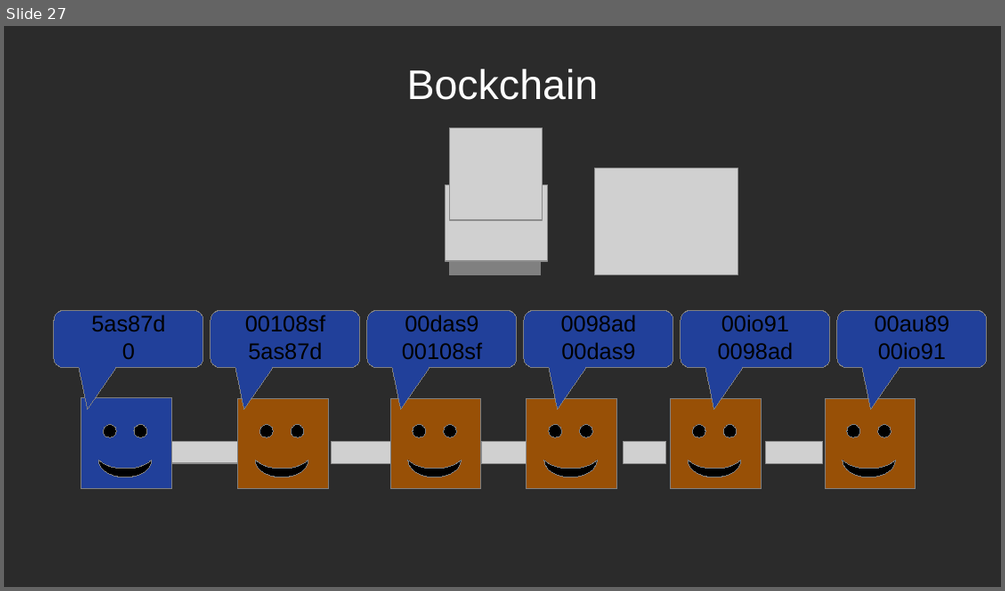
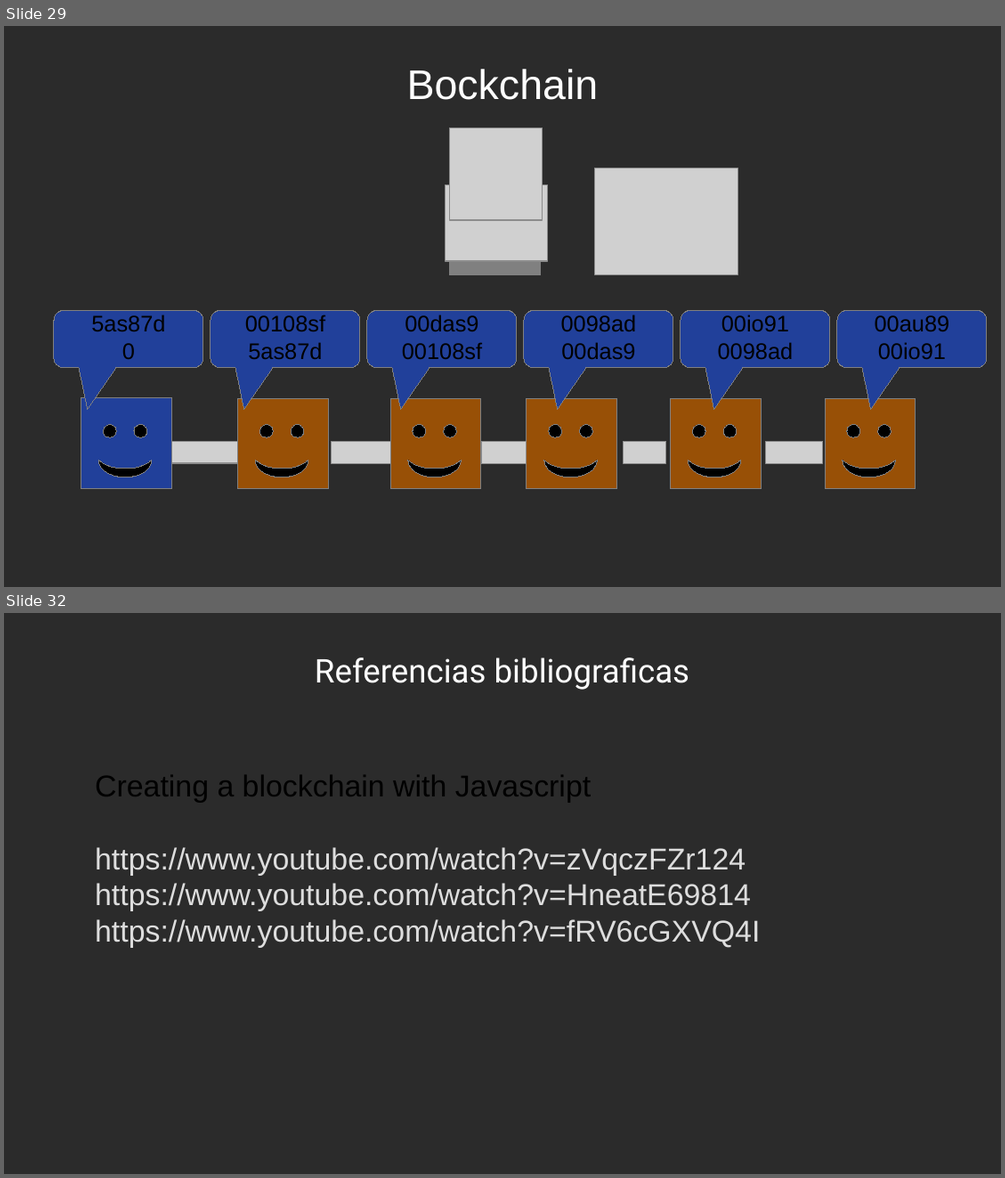
Before and after one commit to Darckfast/blockchain, a slide deck: blockchains/ap.odp. Shown one above the other, each under a label of ours: slide 27 before the commit, slides 29 and 32 after it; the slides between them are not shown. The pictures are 1005x591 and 1005x1178 pixels, drawn with LibreOffice and Linux fonts; fonts in the diff are those of the drawing; grey boxes stand for pictures; background and template pictures are left out; a plain dark background stands for a picture behind light text. Boxes give left, top, right and bottom in pixels: in the first picture for what was removed or moved away, otherwise in the second. Text is boxed around its words. In the diff, an @@ line names an element or a change of style, - is before the commit and + after.

```diff
--- a/blockchains/ap.odp
+++ b/blockchains/ap.odp
@@ slide 32 added at [4, 613, 1001, 1174], background picture (left out) @@
@@ title added at [315, 657, 689, 690], 26 pt, text #FFFFFF @@
+Referencias bibliograficas
@@ text added at [95, 775, 760, 948], 24 pt, text #DDDDDD @@
+Creating a blockchain with Javascript
+https://www.youtube.com/watch?v=zVqczFZr124
+https://www.youtube.com/watch?v=HneatE69814
+https://www.youtube.com/watch?v=fRV6cGXVQ4I
@@ what was slide 27 is now slide 29 @@
```
Also in this commit, not shown: 9 slides changed, 5 other slides added, 1 slide removed, 1 other file.
